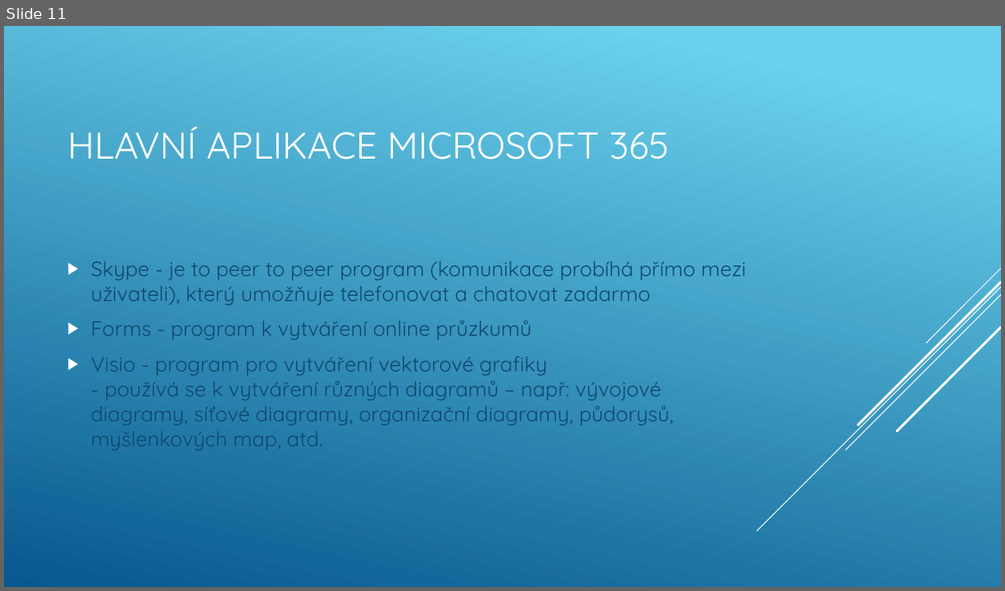
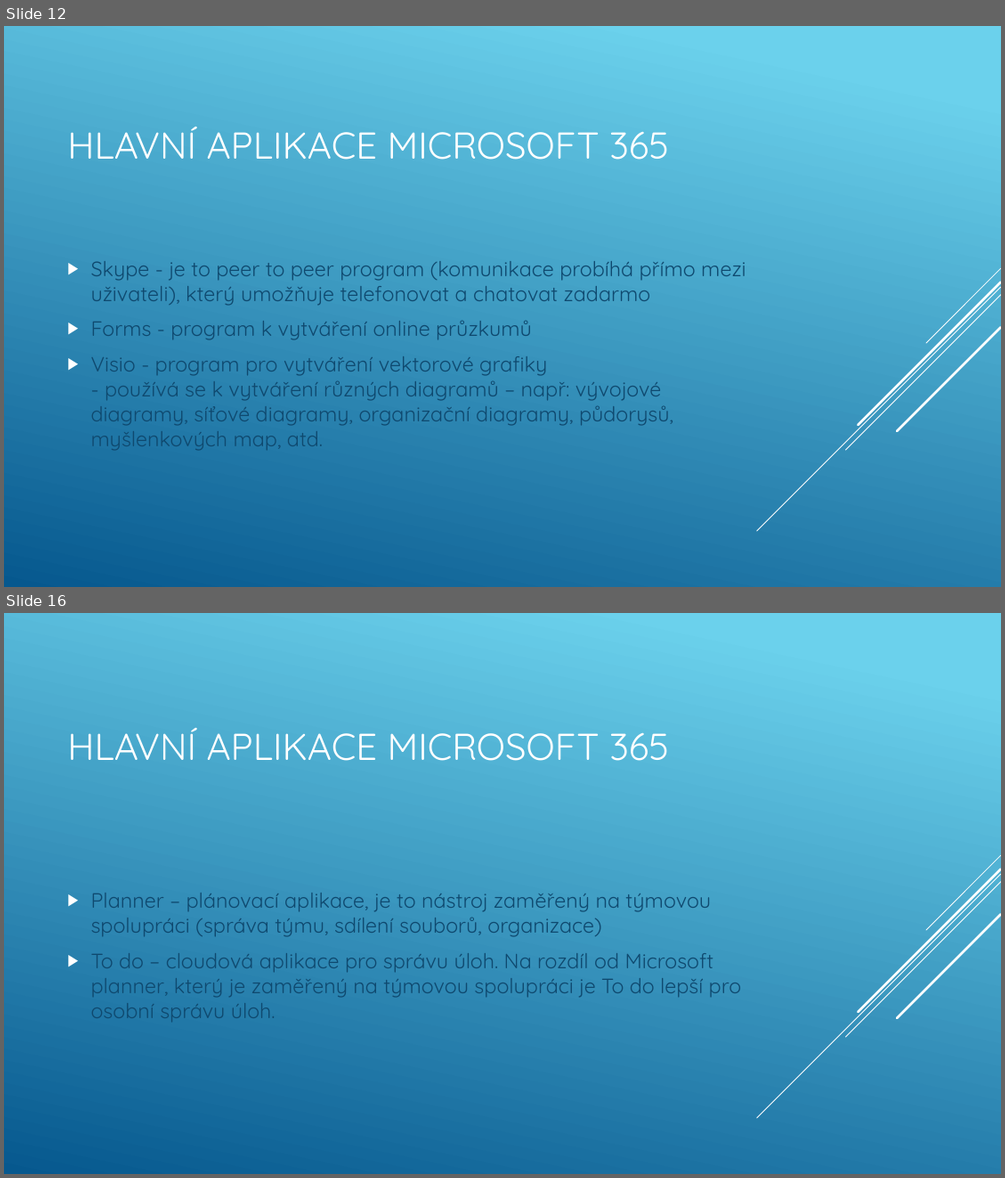
Before and after one commit to machacekadam/Office-365-a-jeho-mo-nosti, a slide deck: Machacek.pptx. Shown one above the other, each under a label of ours: slide 11 before the commit, slides 12 and 16 after it; the slides between them are not shown. The pictures are 1005x591 and 1005x1178 pixels, drawn with LibreOffice and Linux fonts; fonts in the diff are those of the drawing. Boxes give left, top, right and bottom in pixels: in the first picture for what was removed or moved away, otherwise in the second. Text is boxed around its words. In the diff, an @@ line names an element or a change of style, - is before the commit and + after.

```diff
--- a/Machacek.pptx
+++ b/Machacek.pptx
@@ slide 16 added at (x1=4, y1=613, x2=1001, y2=1174), background gradient #6ED2EB to #06588E; not listed: 5 template elements that a slide beside it also shows @@
@@ title added at (x1=67, y1=728, x2=669, y2=761), 36 pt, text #FFFFFF @@
+HLAVNÍ APLIKACE MICROSOFT 365
@@ text added at (x1=91, y1=892, x2=741, y2=1022), 20 pt, text #0F496F @@
+▶ Planner – plánovací aplikace, je to nástroj zaměřený na týmovou spolupráci (správa týmu, sdílení souborů, organizace)
+▶ To do – cloudová aplikace pro správu úloh. Na rozdíl od Microsoft planner, který je zaměřený na týmovou spolupráci je To do lepší pro osobní správu úloh.
@@ what was slide 11 is now slide 12 @@
```
Also in this commit, not shown: 2 slides changed, 3 other slides added.
